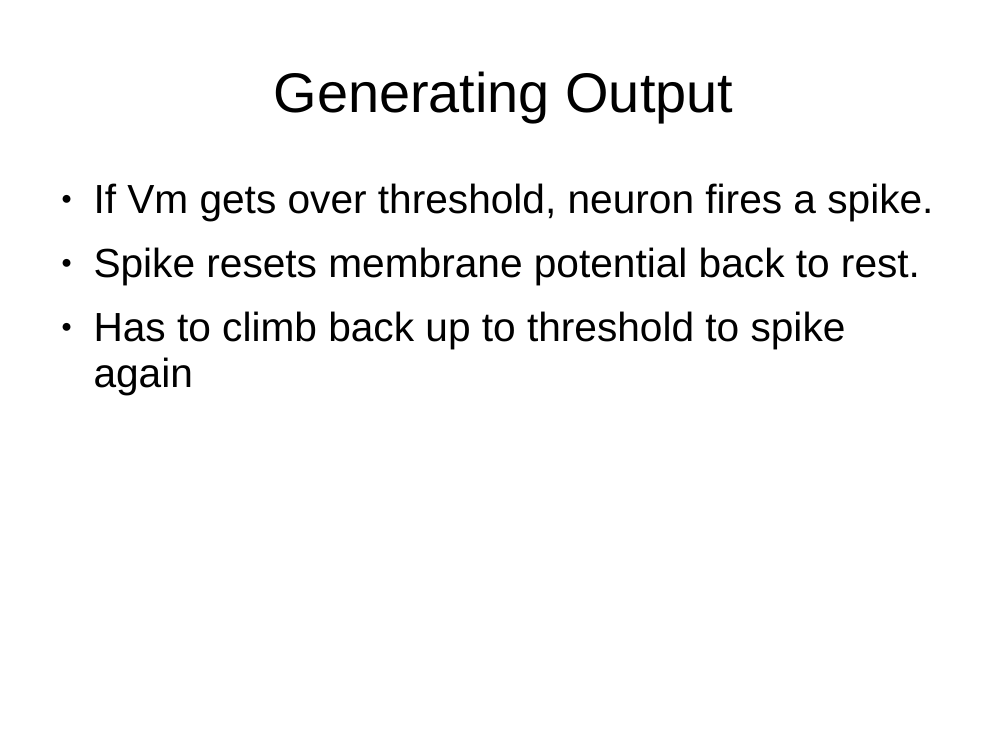
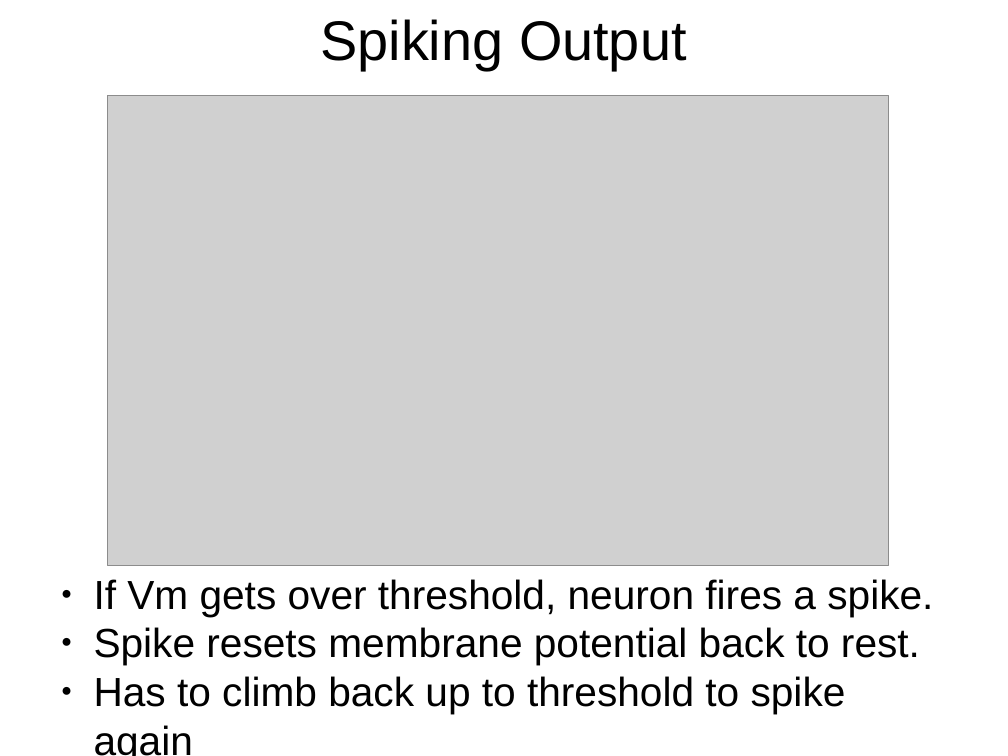
Before and after one commit to ccnlab/teaching, a slide deck: slide 33 of ccn/randy_slides/oreilly_ccn_neuron.pptx. Drawn at 1008x756 pixels with LibreOffice and Linux fonts; fonts in the diff are those of the drawing; grey boxes stand for pictures; background and template pictures are left out. Boxes give left, top, right and bottom in pixels: in the first picture for what was removed or moved away, otherwise in the second. Text is boxed around its words. In the diff, an @@ line names an element or a change of style, - is before the commit and + after.

Commit message:
add spiking diagram and approximation fit slides to neuron

```diff
--- a/ccn/randy_slides/oreilly_ccn_neuron.pptx
+++ b/ccn/randy_slides/oreilly_ccn_neuron.pptx
@@ title at box(320, 19, 687, 70): text changed @@
-Generating Output
+Spiking Output
@@ picture added at box(108, 96, 888, 566) @@
@@ text "If Vm gets over threshold, ...": place and size @@
-text "If Vm gets over threshold, ..." at box(94, 183, 933, 395)
+text "If Vm gets over threshold, ..." at box(94, 579, 933, 714)
@@ text "If Vm gets over threshold, ..." at box(94, 579, 933, 714): line spacing 0.94 to 1; less space between paragraphs @@
```
Also in this commit, not shown: 1 other slide changed, 1 slide added, 1 other file.
